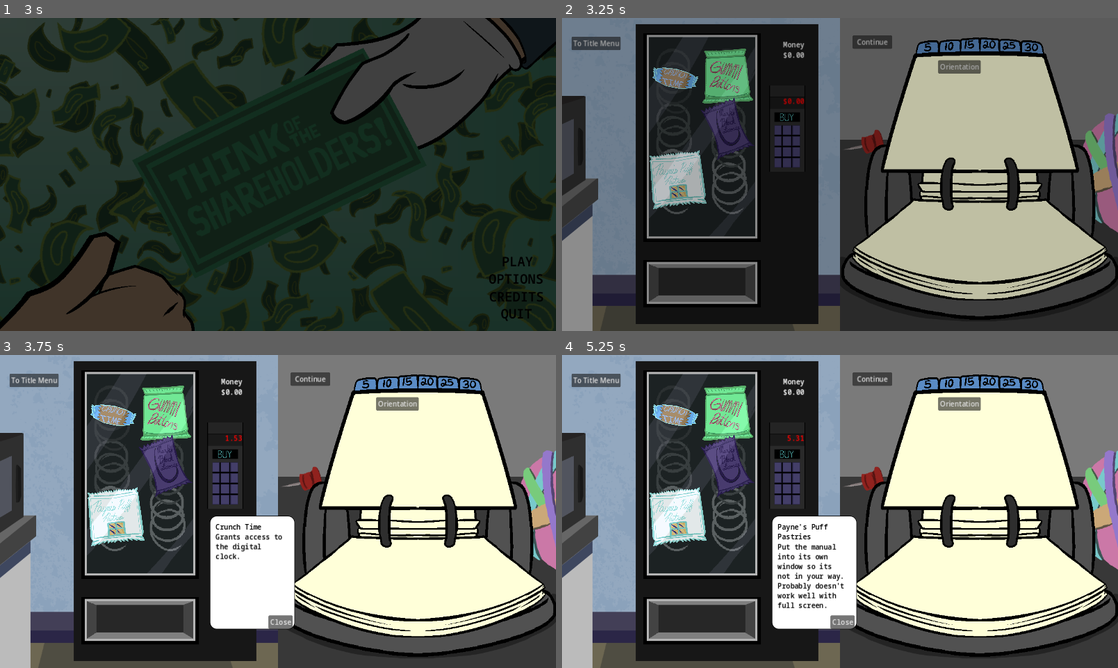
Above: before the commit, frames 1-4 (two rows, left to right).
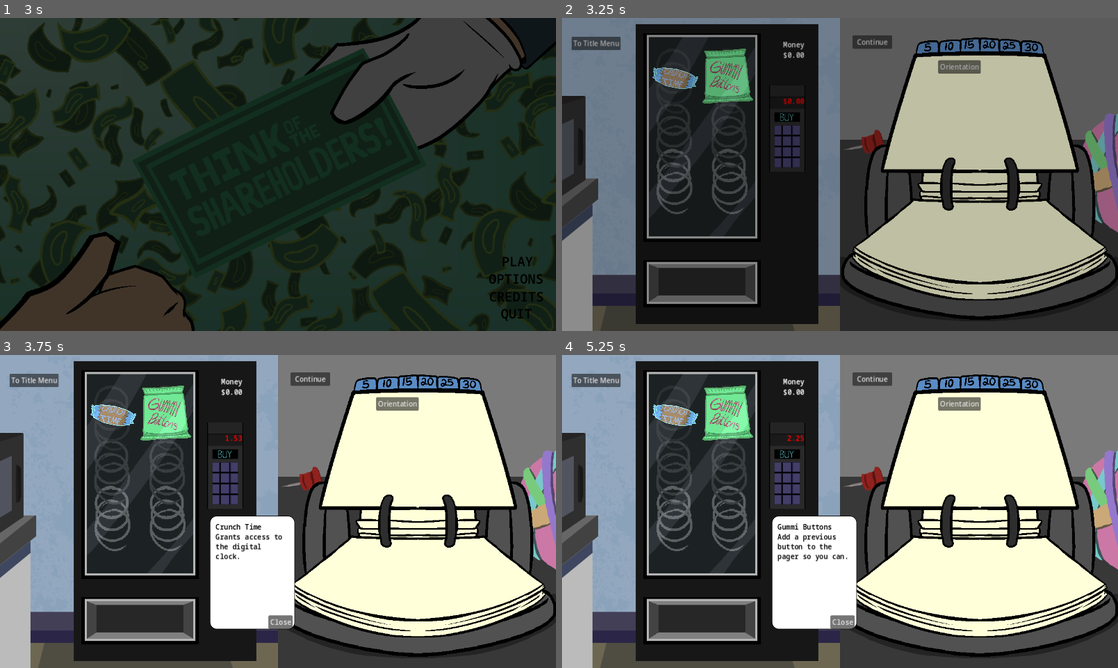
Above: after the commit, the same moments.

Repository: Carth501/team-ferret
Game: Godot game, scene res://scenes/splash/splash_screen_manager.tscn
Same seed, same stepped clock (60 frames per second), same inputs: the game is played once before the commit and once after it. Sound files missing from this copy of the repository are replaced by a short silence.
Inputs (mouse positions are in pixels of both pictures, inside the frame that each line leads up to):
- Up to frame 1 (3 s): tap Enter at 0.5 s; move the mouse to (400, 158) at 0.52 s; click (400, 158) at 0.67 s; drag from (166, 190) to (250, 237) at 1.27 s; move the mouse to (333, 105) at 2.02 s; click (333, 105) at 2.17 s; click (517, 262) at 2.75 s
- Up to frame 2 (3.25 s): no input
- Up to frame 3 (3.75 s): click (116, 411) at 3.5 s
- Up to frame 4 (5.25 s): click (728, 411) at 4.25 s; click (678, 517) at 5.02 s

Frame 1 is identical in both runs. In frame 2, 2.4% of the frame differs, in the area x 15-35%, y 25-62%; in frame 3, 2.4%; in frame 4, 3.5%, in the area x 15-52%, y 25-81%.
Error before the commit: Invalid assignment of property or key 'visible' with value of type 'bool' on a base object of type 'Nil'. (res://scripts/upgrade.gd:28)

Commit message:
Fix conflict?

Diff:
--- a/scenes/vending_machine.tscn
+++ b/scenes/vending_machine.tscn
@@ -10,6 +10,7 @@
 [ext_resource type="Texture2D" uid="uid://brgj3xeegvkja" path="res://assets/images/level-select/vending/PaynesPuffPastry.png" id="5_ymggr"]
 [ext_resource type="Script" path="res://scripts/upgrade.gd" id="6_8wgux"]
 [ext_resource type="Texture2D" uid="uid://c4uiua0ot7ncj" path="res://assets/images/level-select/vending/MarksBlackLicorice.png" id="6_62wf7"]
+[ext_resource type="PackedScene" uid="uid://dq18bfanpu1iy" path="res://scenes/check_mark.tscn" id="7_a0c0u"]
 [ext_resource type="PackedScene" uid="uid://b6e5suixwg182" path="res://scenes/upgrade_popup.tscn" id="11_24fd0"]
 
 [sub_resource type="StyleBoxEmpty" id="StyleBoxEmpty_adqgt"]
@@ -137,7 +138,7 @@
 offset_right = 40.0
 offset_bottom = 40.0
 
-[node name="digital_clock" type="Button" parent="upgrades"]
+[node name="digital_clock" type="Button" parent="upgrades" node_paths=PackedStringArray("check_mark")]
 layout_mode = 0
 offset_left = 54.0
 offset_top = 50.0
@@ -155,8 +156,18 @@
 description = "[b]Crunch Time[/b]
 Grants access to the digital clock."
 cost = 1.53
-
-[node name="pager_buttons" type="Button" parent="upgrades"]
+upgrade_id = "digital_clock"
+check_mark = NodePath("CheckMark")
+
+[node name="CheckMark" parent="upgrades/digital_clock" instance=ExtResource("7_a0c0u")]
+offset_left = 186.774
+offset_top = 109.086
+offset_right = 186.774
+offset_bottom = 109.086
+rotation = -0.375246
+scale = Vector2(2, 2)
+
+[node name="pager_buttons" type="Button" parent="upgrades" node_paths=PackedStringArray("check_mark")]
 layout_mode = 0
 offset_left = 138.0
 offset_top = 49.0
@@ -174,8 +185,18 @@
 description = "[b]Gummi Buttons[/b]
 Add a previous button to the pager so you can."
 cost = 2.25
-
-[node name="manual_window" type="Button" parent="upgrades"]
+upgrade_id = "pager_buttons"
+check_mark = NodePath("CheckMark")
+
+[node name="CheckMark" parent="upgrades/pager_buttons" instance=ExtResource("7_a0c0u")]
+offset_left = 303.257
+offset_top = 103.733
+offset_right = 303.257
+offset_bottom = 103.733
+scale = Vector2(2, 2)
+
+[node name="manual_window" type="Button" parent="upgrades" node_paths=PackedStringArray("check_mark")]
+visible = false
 layout_mode = 0
 offset_left = 28.0
 offset_top = 304.0
@@ -193,8 +214,19 @@
 description = "[b]Payne's Puff Pastries[/b]
 Put the manual into its own window so its not in your way. Probably doesn't work well with full screen."
 cost = 5.31
-
-[node name="bookmarks" type="Button" parent="upgrades"]
+upgrade_id = "manual_window"
+check_mark = NodePath("CheckMark")
+
+[node name="CheckMark" parent="upgrades/manual_window" instance=ExtResource("7_a0c0u")]
+offset_left = 342.445
+offset_top = 79.217
+offset_right = 342.445
+offset_bottom = 79.217
+rotation = 0.127409
+scale = Vector2(2, 2)
+
+[node name="bookmarks" type="Button" parent="upgrades" node_paths=PackedStringArray("check_mark")]
+visible = false
 layout_mode = 0
 offset_left = 126.0
 offset_top = 203.0
@@ -212,6 +244,16 @@
 description = "[b]Mark's Black Licorice[/b]
 Add some bookmarks to your manual for fast navigation."
 cost = 0.98
+upgrade_id = "bookmarks"
+check_mark = NodePath("CheckMark")
+
+[node name="CheckMark" parent="upgrades/bookmarks" instance=ExtResource("7_a0c0u")]
+offset_left = 294.253
+offset_top = 104.368
+offset_right = 294.253
+offset_bottom = 104.368
+rotation = 0.574213
+scale = Vector2(2, 2)
 
 [node name="glass" type="TextureRect" parent="."]
 layout_mode = 0
Not shown: 1 places in scenes/upgrade_popup.tscn that only renumber resources
Not shown: 1 places in scenes/vending_machine.tscn that only renumber resources
